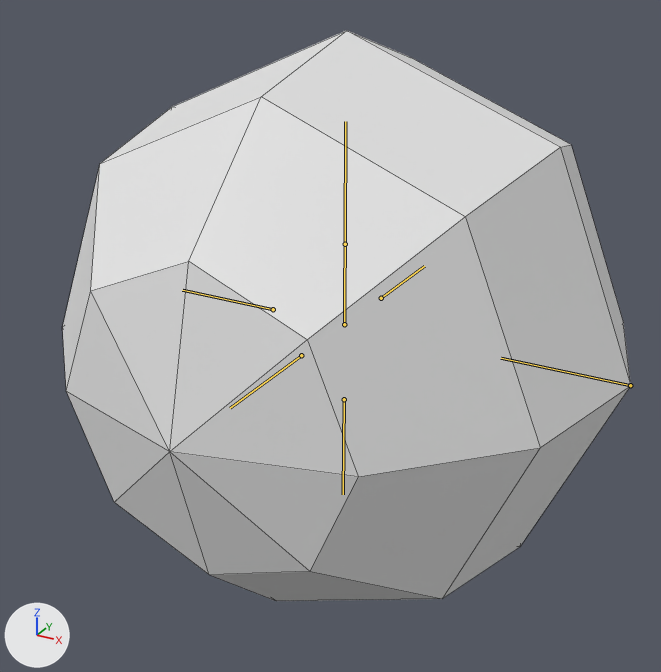
One commit to the FBX model Assets/Models/Melons/WatermellonSiege.fbx: the scene before it, then after it.
Before and after are seen from a 50 mm camera at (1.41, -2.66, 2.28) aimed at (-0.04, -0.04, 0.96). Every picture has the same lights, and +X, +Y and +Z are marked at lower left. The bones that bend it are drawn over the model as lines. Mesh edges are drawn as thin lines.
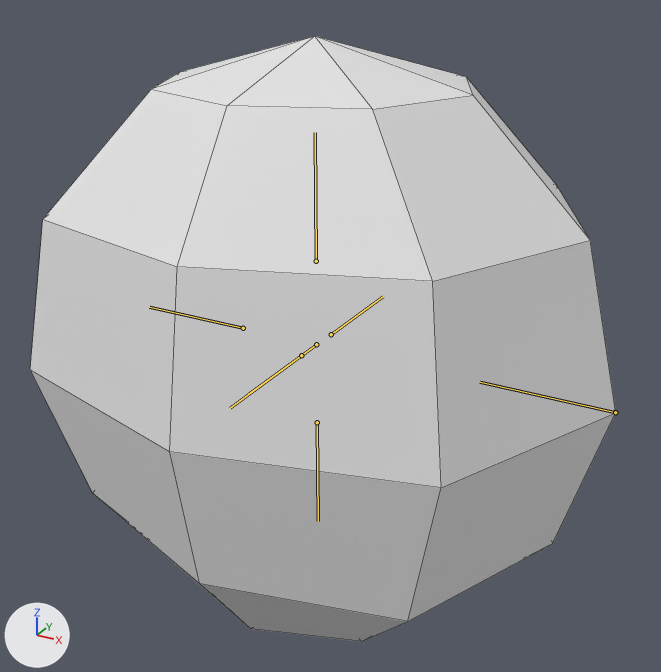
The newer file adds an action. The first version stands in its rest pose; the second is drawn at frame 11 of the action 'Rig|Hit'.

The change, as a list of edits to the scene's bpy script:
```text
Change bone_bone:
    where bone_bone = bpy.data.objects['Rig'].pose.bones['Bone']
    bone_bone.location: (0.0, 0.0, 0.0) -> (0.0, 0.0, 0.2)
    bone_bone.rotation_quaternion: (1.0, 0.0, 0.0, 0.0) -> (0.707, 0.707, 0.0, 0.0)  # degrees (0, 0, 0) -> degrees (90, 0, 0)
Change bone_up:
    where bone_up = bpy.data.objects['Rig'].pose.bones['Up']  # child of 'Bone'
    bone_up.location: (0.0, 0.0, 0.0) -> (0.0, -0.2, 0.0)
Change bone_down:
    where bone_down = bpy.data.objects['Rig'].pose.bones['Down']  # child of 'Bone'
    bone_down.location: (0.0, 0.0, 0.0) -> (0.0, -0.2, 0.0)
```

What differs and where, as boxes (x1, y1, x2, y2) in the pictures (661 x 672 px):
'Mesh', posed (6% taller)
    before: (63, 30, 631, 601)
    after: (30, 36, 616, 642)
bone 'Bone', root to tip
    before: (344, 324) to (345, 211)
    after: (316, 344) to (248, 394)
bone 'Up', root to tip
    before: (345, 244) to (345, 121)
    after: (301, 355) to (230, 408)
bone 'Down', root to tip
    before: (344, 399) to (343, 494)
    after: (331, 334) to (383, 296)
